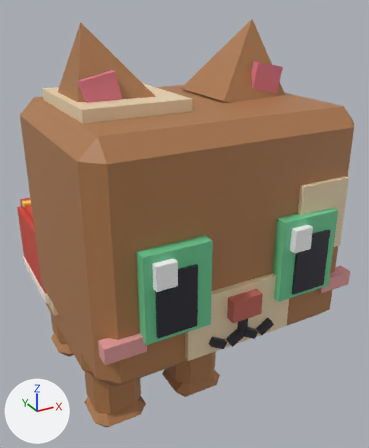
Before and after pictures for a commit that changed the FBX model assets/cat-cafe/exports/CatCafe_Cat_Camel.fbx.
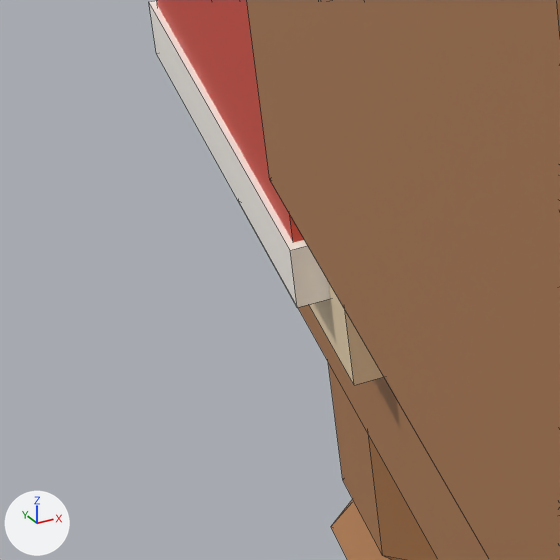
Old and new are each drawn whole from a 50 mm lens placed at (-0.00881, -0.0214, 0.01922), pointed at (0.00223, -0.00132, 0.00918) and again close up on the part from 0% to 23% of the width and 57% to 76% of the height. The axes (+X, +Y, +Z) are drawn at lower left. The lights are the same throughout. The older version's two pictures come first. The close-ups show mesh edges as thin lines. Where no turn or scale is listed for an object, it has been applied to the vertices.

Objects in the first close-up: 'CatCafe_Cat_Camel_Body', 'CatCafe_Cat_Camel_Head', 'CatCafe_Cat_Camel_LegB2', 'CatCafe_Cat_Camel_Prop'.
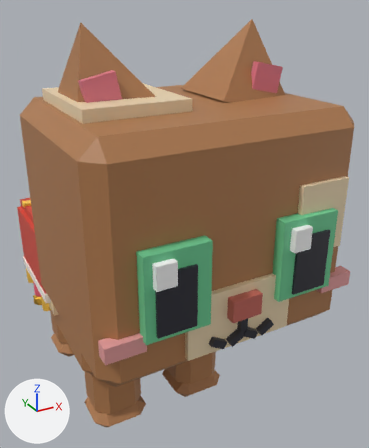
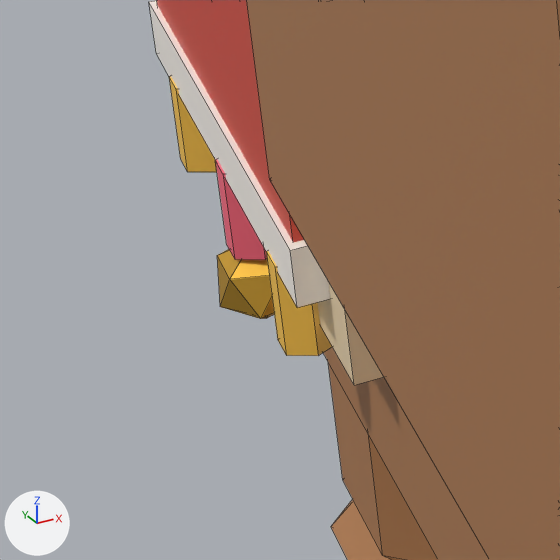
What differs and where, as boxes [x1, y1, x2, y2] in the close-ups (560 x 560 px):
'CatCafe_Cat_Camel_Prop', reshaped
    before: [149, 0, 330, 308]
    after: [149, 0, 332, 356]
part 1 of me_catcafe_cat_camel_prop, added (red)
    after: [215, 159, 267, 260]
part 2 of me_catcafe_cat_camel_prop, added (orange)
    after: [266, 251, 332, 356]
part 3 of me_catcafe_cat_camel_prop, added (brown)
    after: [217, 249, 274, 319]
part 4 of me_catcafe_cat_camel_prop, added (orange)
    after: [169, 76, 217, 172]

Edits to the bpy script that builds the scene:
```text
Change me_catcafe_cat_camel_prop:
    used by ob_catcafe_cat_camel_prop; location = (0.0, 0.0, 0.0)
    remove me_catcafe_cat_camel_prop.from_pydata(...)  # 108 vertices, 102 faces; spans x -0.00445..0.00445, y 0.00061..0.00521, z 0.0056..0.01159
    add me_catcafe_cat_camel_prop.from_pydata(...)  # 204 vertices, 190 faces; spans x -0.00461..0.00461, y 0.00061..0.00521, z 0.00415..0.01159
    me_catcafe_cat_camel_prop part 1: a new loose piece, a 6-sided cylinder along z spanning x -0.00447..-0.00403, y 0.00266..0.00316, z 0.00485..0.00565, in mat_catcafe_palette
    me_catcafe_cat_camel_prop part 2: a new loose piece, a 6-sided cylinder along z spanning x -0.00447..-0.00403, y 0.00106..0.00156, z 0.00485..0.00565, in mat_catcafe_palette
    me_catcafe_cat_camel_prop part 3: a new loose piece, an icosphere of 20 faces spanning x -0.00461..-0.00389, y 0.00257..0.00325, z 0.00415..0.00495, in mat_catcafe_palette
    me_catcafe_cat_camel_prop part 4: a new loose piece, a 6-sided cylinder along z spanning x -0.00447..-0.00403, y 0.00426..0.00476, z 0.00485..0.00565, in mat_catcafe_palette
    other edits to the shape of me_catcafe_cat_camel_prop do not show in these pictures
```
